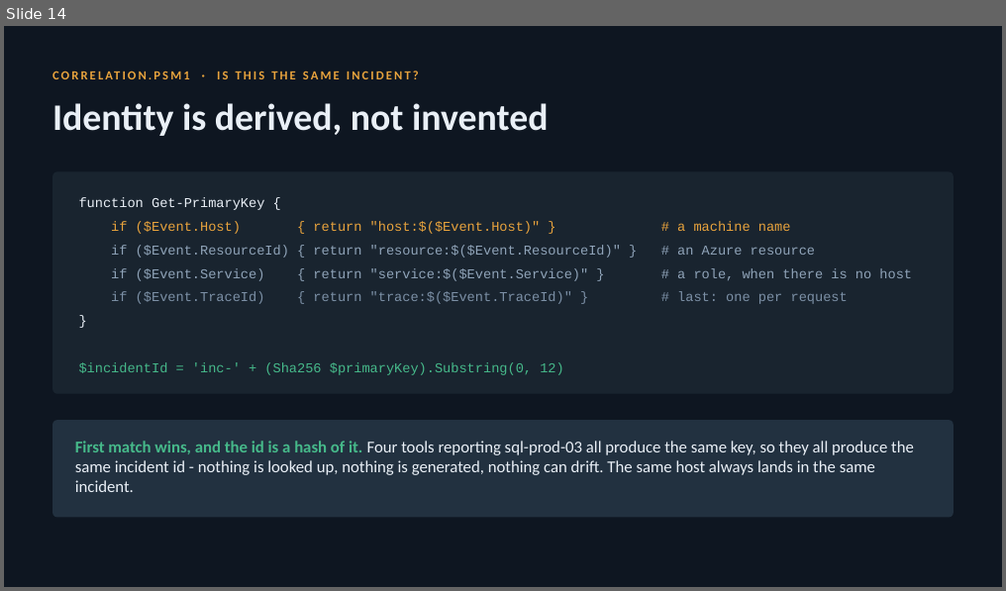
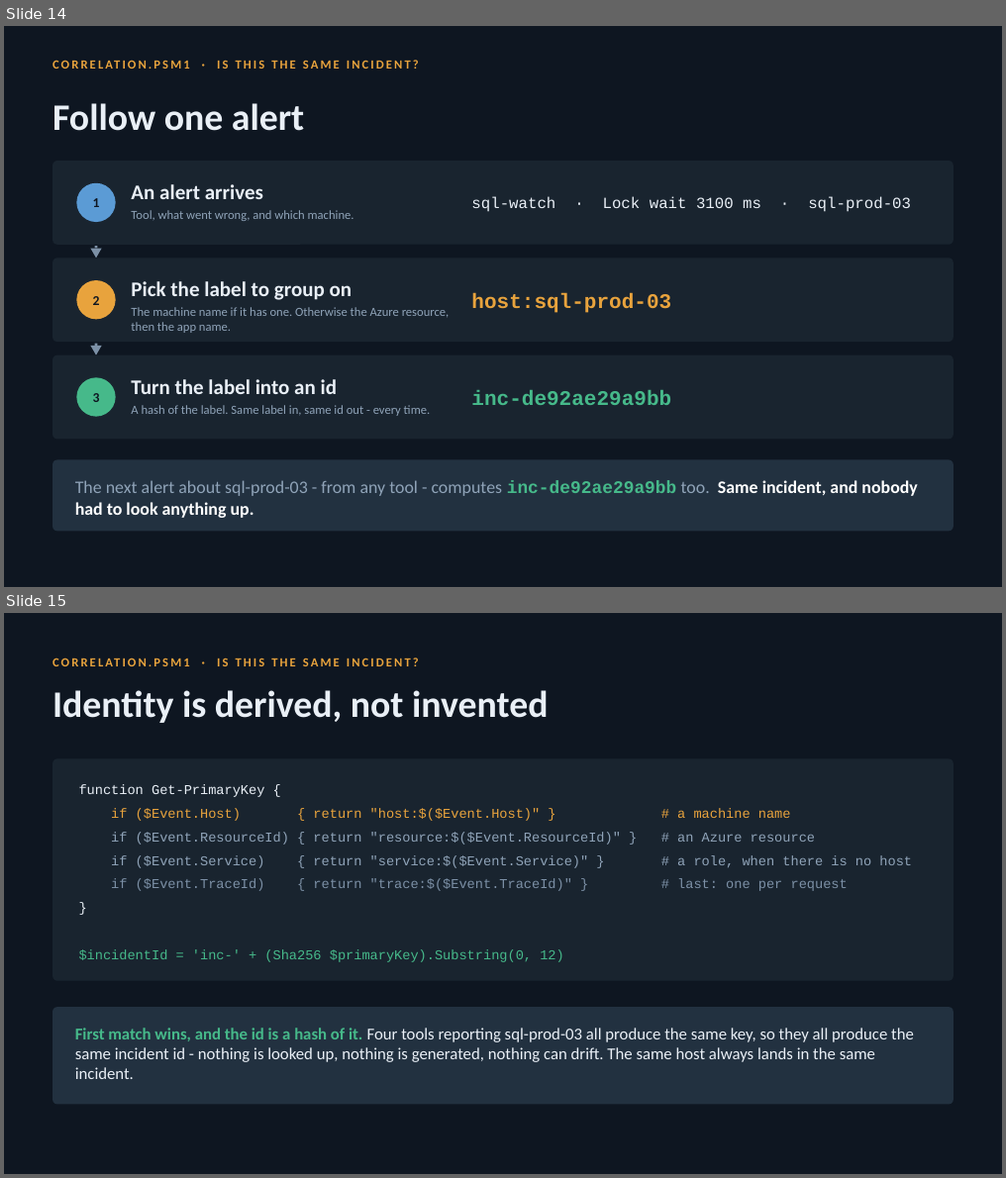
Before and after one commit to donnietaylor/cas2026, a slide deck: smarter-monitoring/slides/smarter-monitoring.pptx. Shown one above the other, each under a label of ours: slide 14 before the commit, slides 14 and 15 after it. The pictures are 1006x591 and 1006x1178 pixels, drawn with LibreOffice and Linux fonts; fonts in the diff are those of the drawing. Boxes give left, top, right and bottom in pixels: in the first picture for what was removed or moved away, otherwise in the second. Text is boxed around its words. In the diff, an @@ line names an element or a change of style, - is before the commit and + after.

```diff
--- a/smarter-monitoring/slides/smarter-monitoring.pptx
+++ b/smarter-monitoring/slides/smarter-monitoring.pptx
@@ slide 14 added at <box>4,26,1002,587</box>, background #0E1621 @@
@@ text added at <box>53,103,304,131</box>, 36 pt, text #E9EFF6, bold @@
+Follow one alert
@@ rounded rectangle added at <box>53,161,953,245</box>, fill #19242F @@
@@ ellipse added at <box>76,183,116,222</box>, fill #5B9BD5 @@
@@ text added at <box>93,198,100,207</box>, 13 pt, text #0E1621, bold @@
+1
@@ text added at <box>131,184,263,199</box>, 20 pt, text #E9EFF6, bold @@
+An alert arrives
@@ text added at <box>471,197,911,212</box>, 15 pt, text #E9EFF6 @@
+sql-watch · Lock wait 3100 ms · sql-prod-03
@@ text added at <box>131,210,354,221</box>, 12 pt, text #8FA3B8 @@
+Tool, what went wrong, and which machine.
@@ rounded rectangle added at <box>53,258,953,342</box>, fill #19242F @@
@@ triangle added at <box>91,249,102,258</box>, fill #7C90A6 @@
@@ rectangle added at <box>94,246,98,249</box>, fill #7C90A6 @@
@@ ellipse added at <box>76,280,116,319</box>, fill #E8A33D @@
@@ text added at <box>131,281,352,300</box>, 20 pt, text #E9EFF6, bold @@
+Pick the label to group on
@@ text added at <box>93,296,100,305</box>, 13 pt, text #0E1621, bold @@
+2
@@ text added at <box>131,307,450,333</box>, 12 pt, text #8FA3B8 @@
+The machine name if it has one. Otherwise the Azure resource, then the app name.
@@ text added at <box>471,293,671,313</box>, 20 pt, text #E8A33D, bold @@
+host:sql-prod-03
@@ triangle added at <box>91,346,102,356</box>, fill #7C90A6 @@
@@ rectangle added at <box>94,344,98,346</box>, fill #7C90A6 @@
@@ rounded rectangle added at <box>53,356,953,439</box>, fill #19242F @@
@@ ellipse added at <box>76,377,116,417</box>, fill #46B98A @@
@@ text added at <box>131,379,337,394</box>, 20 pt, text #E9EFF6, bold @@
+Turn the label into an id
@@ text added at <box>93,393,100,402</box>, 13 pt, text #0E1621, bold @@
+3
@@ text added at <box>131,405,430,416</box>, 12 pt, text #8FA3B8 @@
+A hash of the label. Same label in, same id out - every time.
@@ text added at <box>471,390,671,405</box>, 20 pt, text #46B98A, bold @@
+inc-de92ae29a9bb
@@ rounded rectangle added at <box>53,461,953,531</box>, fill #223140 @@
@@ text added at <box>75,480,917,518</box>, 17 pt, text #8FA3B8, bold @@
+The next alert about sql-prod-03 - from any tool - computes inc-de92ae29a9bb too. Same incident, and nobody had to look anything up.
@@ text added at <box>75,480,827,496</box>, 12 pt, text #E8A33D, bold @@
+CORRELATION.PSM1 · IS THIS THE SAME INCIDENT?
@@ what was slide 14 is now slide 15 @@
```
Also in this commit, not shown: 2 other files.
